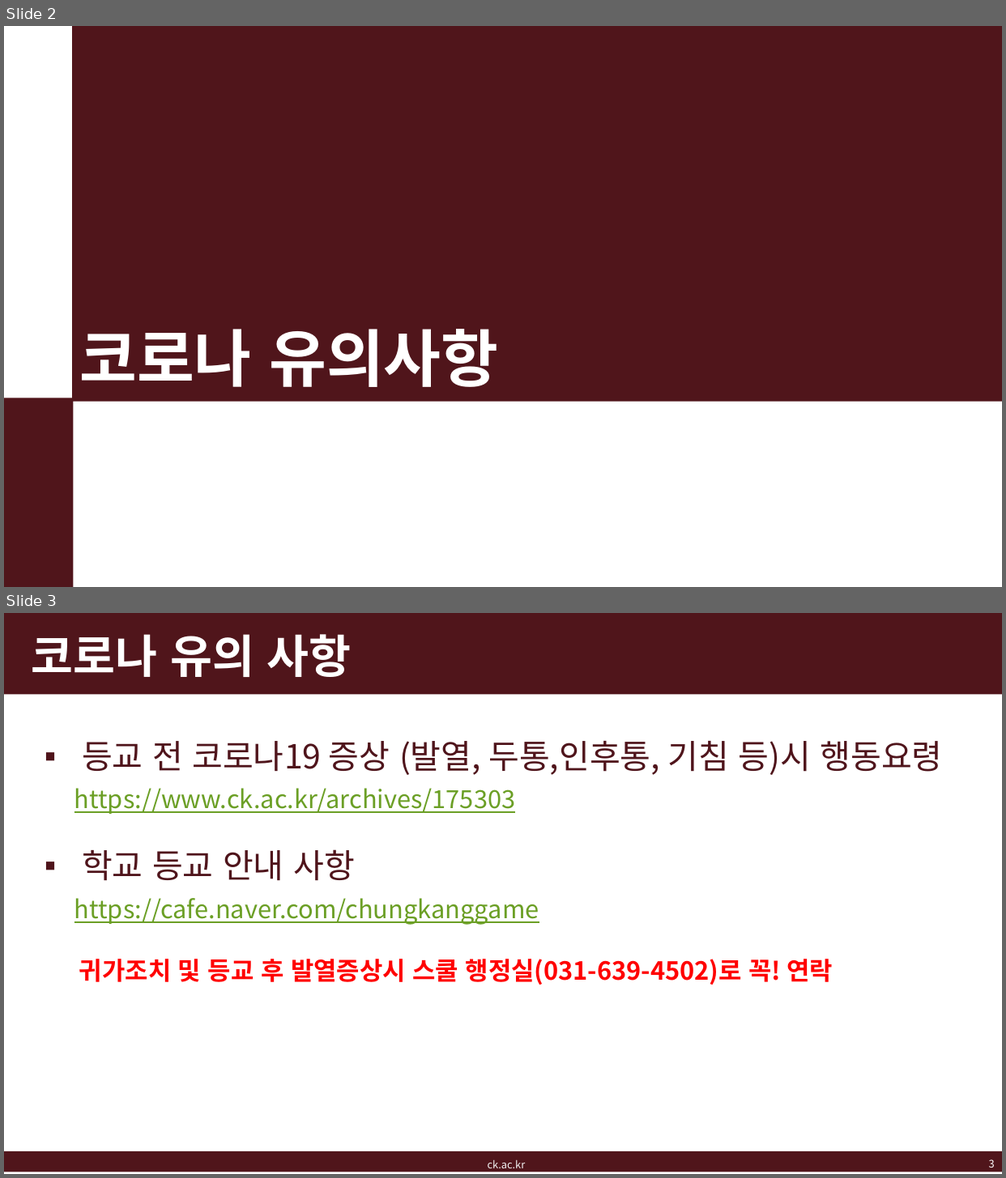
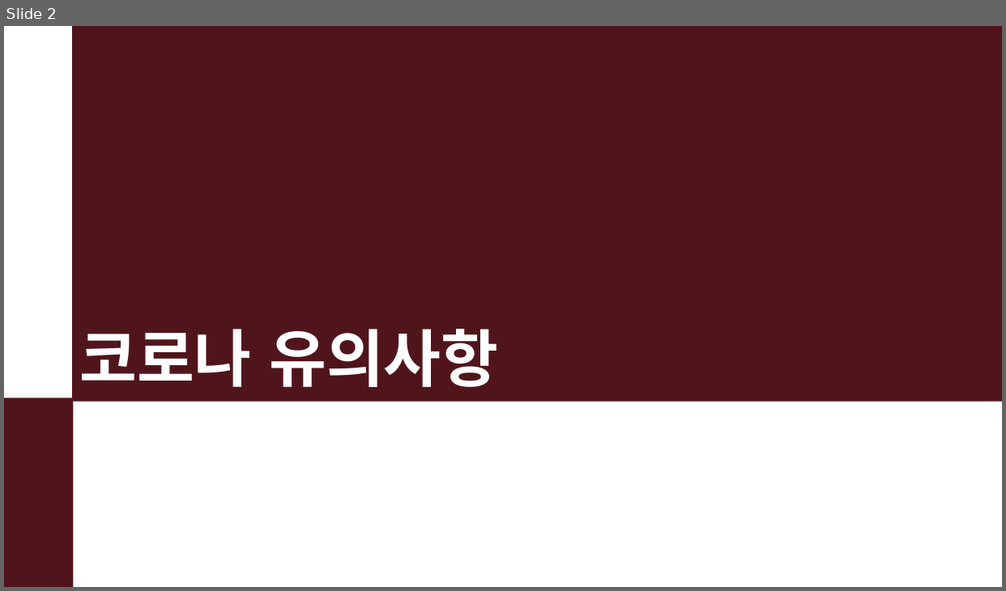
Before and after one commit to kj-ban/intermediate-game-engine-programming, a slide deck: doc/게임엔진프로그래밍응용_7주차.pptx. Shown one above the other, each under a label of ours: slides 2 and 3 before the commit, slide 2 after it. The pictures are 1006x1178 and 1006x591 pixels, drawn with LibreOffice and Linux fonts; fonts in the diff are those of the drawing; background and template pictures are left out. Boxes give left, top, right and bottom in pixels: in the first picture for what was removed or moved away, otherwise in the second. Text is boxed around its words. In the diff, an @@ line names an element or a change of style, - is before the commit and + after.

```diff
--- a/doc/게임엔진프로그래밍응용_7주차.pptx
+++ b/doc/게임엔진프로그래밍응용_7주차.pptx
@@ slide 3 removed at (4,613,1002,1174), background #FFFFFF @@
@@ rectangle removed at (4,613,1002,695) @@
@@ title removed at (31,634,351,677) @@
-코로나 유의 사항
@@ text removed at (74,741,943,985) @@
-▪ 등교 전 코로나19 증상 (발열, 두통,인후통, 기침 등)시 행동요령
-https://www.ck.ac.kr/archives/175303
-▪ 학교 등교 안내 사항
-https://cafe.naver.com/chungkanggame
-귀가조치 및 등교 후 발열증상시 스쿨 행정실(031-639-4502)로 꼭! 연락
@@ rectangle removed at (4,1152,1002,1173) @@
@@ text removed at (488,1161,526,1169) @@
-ck.ac.kr
@@ page number removed at (989,1160,995,1168) @@
-3
```
Also in this commit, not shown: 5 slides changed, 41 slides added, 3 other slides removed, 48 other files.
